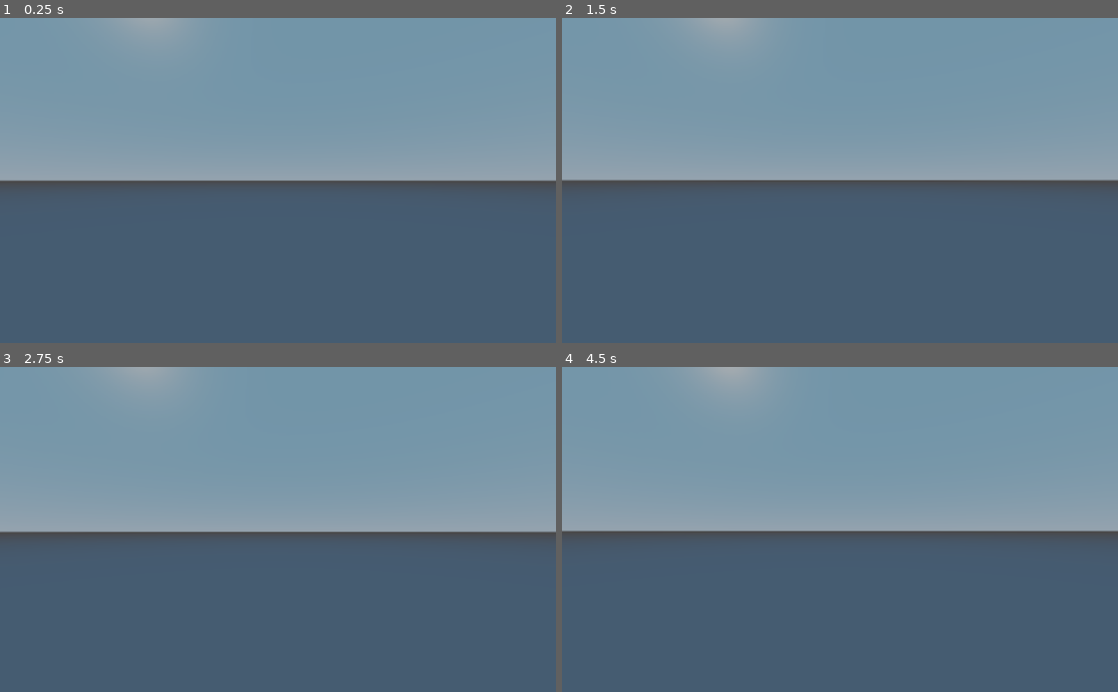
Above: before the commit, frames 1-4 (two rows, left to right).
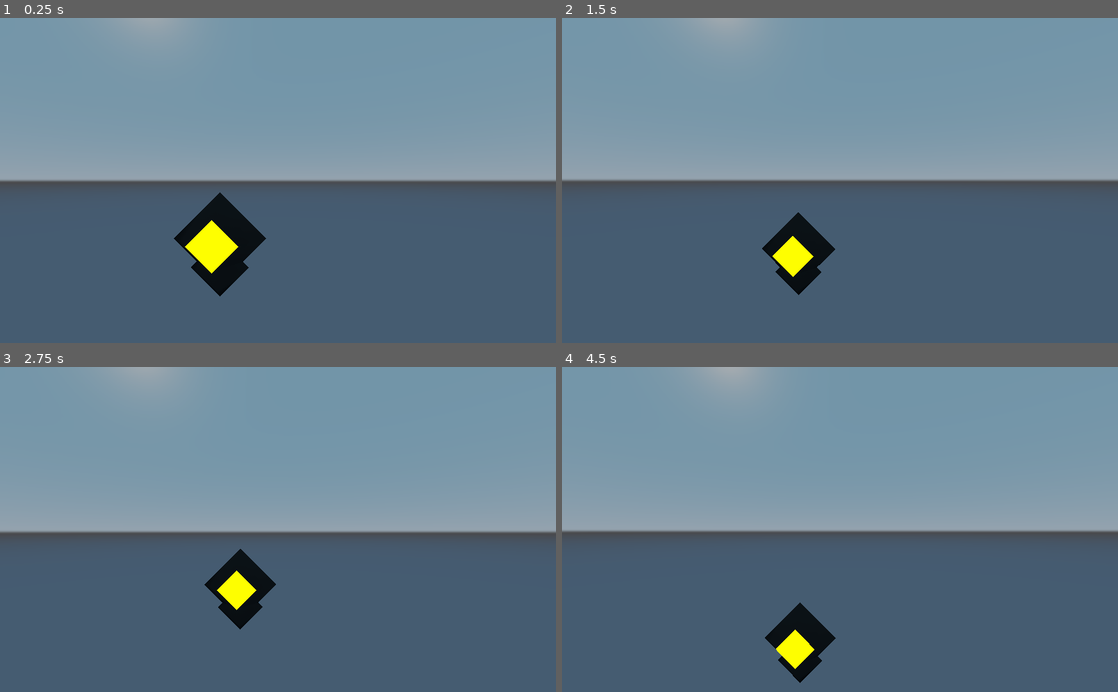
Above: after the commit, the same moments.

Repository: henriElana/Godot-Scripts
Game: Godot game, scene res://player/Walker.tscn
Same seed, same stepped clock (60 frames per second), same inputs: the game is played once before the commit and once after it. The project has no main scene, so this scene is started directly.
Inputs (mouse positions are in pixels of both pictures, inside the frame that each line leads up to):
- Up to frame 1 (0.25 s): no input
- Up to frame 2 (1.5 s): tap Enter at 0.5 s; move the mouse to (867, 180) at 0.52 s; hold S (ui_duck) 0.53-1.28 s; hold R (ui_up) from 0.53 s (still down); tap Space (ui_jump) at 0.77, 0.8, 1.07, 1.35 s; move the mouse to (812, 180) at 1.27 s
- Up to frame 3 (2.75 s): keep holding R (ui_up); tap Space (ui_jump) at 1.52, 1.82, 2.3 s; tap S (ui_duck) at 1.55 s; move the mouse to (289, 523) at 2.02 s; hold S (ui_duck) from 2.03 s (still down)
- Up to frame 4 (4.5 s): keep holding R (ui_up); move the mouse to (834, 536) at 2.77 s; release S (ui_duck) at 2.78 s; tap S (ui_duck) at 2.85, 4.35 s; tap Space (ui_jump) at 3.02, 3.32 s; move the mouse to (878, 532) at 3.52 s; hold Space (ui_jump) 3.53-4.28 s; move the mouse to (795, 526) at 4.27 s

The runs differ from the first frame. In frame 1, 2.9% of the frame differs, in the area x 1-99%, y 50-86%; in frame 2, 1.8%; in frame 3, 1.8%; in frame 4, 1.8%.

Commit message:
updated : walker

Diff:
--- a/3D Game/player/Walker.gd
+++ b/3D Game/player/Walker.gd
@@ -2,23 +2,52 @@
 
 var target_direction := Vector3()
 var current_velocity: Vector3
-const MAX_SPEED = 20
+const MAX_SPEED = 15
+const JUMP_SPEED = 20
+const ACCELERATION = 5
+const CAMERA_ACCELERATION = 2
+const GRAVITY = -30
+
+var MOUSE_SENSITIVITY = 0.05
+
+var is_jump_pressed = false
+var is_dash_pressed = false
+
+const MAX_STAMINA = 100
+const MIN_STAMINA = -5
+const RECOVERY_RATE = 5
+var current_stamina = 0.0
+const DASH_COST = 20
+const DASH_FACTOR = 4.0
+
 var my_camera: Camera
-
-
-var MOUSE_SENSITIVITY = 0.05
+var camera_mount: Spatial
+var camera_localposition = Vector3(0.5, 0.5, 2.0)
+var target_camera_localposition = Vector3(0.5, 0.5, 2.0)
+var cam_up_offset = 1.5
+var cam_down_offset = 0.5
+var cam_side_offset = 0.5
+var cam_forward_offset = 1.5
+var cam_back_offset = 2.5
+var increment = 0.1
+
+var my_collisionshape: CollisionShape
+
+var my_model: Spatial
 
 # Called when the node enters the scene tree for the first time.
 func _ready():
-	my_camera = Camera.new()
-	add_child(my_camera)
-
+	make_camera()
+	make_collision_shape()
+	make_model()
 	Input.set_mouse_mode(Input.MOUSE_MODE_CAPTURED)
 
 
 func _physics_process(delta):
 	process_input(delta)
 	process_movement(delta)
+	update_camera()
+	update_stamina(delta)
 
 
 func process_input(delta):
@@ -28,26 +57,44 @@
 
 	var input_movement_vector = Vector3()
 
+	is_jump_pressed = false
+	is_dash_pressed = false
 	if Input.is_action_pressed("ui_up"):
 		input_movement_vector.z -= 1
+		if target_camera_localposition.z < cam_back_offset:
+			target_camera_localposition.z += increment
 	if Input.is_action_pressed("ui_down"):
 		input_movement_vector.z += 1
+		if target_camera_localposition.z > cam_forward_offset:
+			target_camera_localposition.z -= increment
 	if Input.is_action_pressed("ui_left"):
 		input_movement_vector.x -= 1
+		if target_camera_localposition.x > -cam_side_offset:
+			target_camera_localposition.x -= increment
 	if Input.is_action_pressed("ui_right"):
 		input_movement_vector.x += 1
+		if target_camera_localposition.x < cam_side_offset:
+			target_camera_localposition.x += increment
 	if Input.is_action_pressed("ui_jump"):
-		input_movement_vector.y += 1
+		is_jump_pressed = true
+		if target_camera_localposition.y < cam_up_offset:
+			target_camera_localposition.y = cam_up_offset
 	if Input.is_action_pressed("ui_duck"):
-		input_movement_vector.y -= 1
+		is_dash_pressed = true
+		if target_camera_localposition.y > cam_down_offset:
+			target_camera_localposition.y = cam_down_offset
 
 	input_movement_vector = input_movement_vector.normalized()
 
 	# Basis vectors are already normalized.
 	target_direction += cam_xform.basis.x * input_movement_vector.x
-	target_direction += cam_xform.basis.y * input_movement_vector.y
 	target_direction += cam_xform.basis.z * input_movement_vector.z
 	# ----------------------------------
+
+	# Jumping
+	if is_on_floor():
+		if is_jump_pressed:
+			current_velocity.y = JUMP_SPEED
 
 	# Capturing/Freeing the cursor
 	if Input.is_action_just_pressed("ui_cancel"):
@@ -58,14 +105,156 @@
 	# ----------------------------------
 
 func process_movement(delta):
-	current_velocity = target_direction*MAX_SPEED
+	target_direction.y = 0.0
+	target_direction = target_direction.normalized()
+
+	if current_velocity.y > -30:
+		current_velocity.y += delta*GRAVITY
+
+	var h_current_velocity = current_velocity
+	h_current_velocity.y = 0.0
+
+	var target_velocity = target_direction*MAX_SPEED
+	if is_dash_pressed and (current_stamina > 0.0):
+		target_velocity *= DASH_FACTOR
+
+	h_current_velocity = h_current_velocity.linear_interpolate(target_velocity, ACCELERATION * delta)
+	current_velocity.x = h_current_velocity.x
+	current_velocity.z = h_current_velocity.z
+
 	current_velocity = move_and_slide(current_velocity, Vector3(0, 1, 0))
+
+	# Orient model
+	if h_current_velocity.length_squared() > 0.01:
+		my_model.look_at(translation + h_current_velocity, Vector3.UP)
+	else:
+		my_model.look_at(translation - transform.basis.z*Vector3.ONE, Vector3.UP)
+
+
+	# Update camera local position
+	camera_localposition = camera_localposition.linear_interpolate(target_camera_localposition, CAMERA_ACCELERATION * delta)
+
+
 
 func _input(event):
 	if event is InputEventMouseMotion and Input.get_mouse_mode() == Input.MOUSE_MODE_CAPTURED:
-		my_camera.rotate_x(deg2rad(-event.relative.y * MOUSE_SENSITIVITY))
-		self.rotate_y(deg2rad(event.relative.x * MOUSE_SENSITIVITY * -1))
-
-		var camera_rot = my_camera.rotation_degrees
+		var v_input = deg2rad(-event.relative.y * MOUSE_SENSITIVITY)
+		var h_input = deg2rad(event.relative.x * MOUSE_SENSITIVITY * -1)
+		camera_mount.rotate_x(v_input)
+		self.rotate_y(h_input)
+
+		var camera_rot = camera_mount.rotation_degrees
 		camera_rot.x = clamp(camera_rot.x, -70, 70)
-		my_camera.rotation_degrees = camera_rot
+		camera_mount.rotation_degrees = camera_rot
+
+		# Update camera y offset
+		if v_input > 0.01:
+			if target_camera_localposition.y < cam_up_offset:
+				target_camera_localposition.y += increment
+		elif v_input < -0.01:
+			if target_camera_localposition.y > cam_down_offset:
+				target_camera_localposition.y -= increment
+
+		# Update camera x offset
+		if h_input > 0.01:
+			if target_camera_localposition.x < cam_side_offset:
+				target_camera_localposition.x += increment
+		elif h_input < -0.01:
+			if target_camera_localposition.x > -cam_side_offset:
+				target_camera_localposition.x -= increment
+
+func make_model():
+	my_model = Spatial.new()
+	add_child(my_model)
+
+	# Body
+	var meshinstance = MeshInstance.new()
+	my_model.add_child(meshinstance)
+	meshinstance.mesh = SphereMesh.new()
+	meshinstance.mesh.set_radius(0.5)
+	meshinstance.mesh.set_height(1)
+	meshinstance.mesh.set_radial_segments(4)
+	meshinstance.mesh.set_rings(1)
+	meshinstance.set_scale(Vector3(0.8, 0.8, 0.8))
+	var mat = preload("res://materials/gray_v10.material")
+	meshinstance.mesh.set_material(mat)
+
+	# Base
+	meshinstance = MeshInstance.new()
+	my_model.add_child(meshinstance)
+	meshinstance.mesh = SphereMesh.new()
+	meshinstance.mesh.set_radius(0.5)
+	meshinstance.mesh.set_height(1)
+	meshinstance.mesh.set_radial_segments(4)
+	meshinstance.mesh.set_rings(1)
+	meshinstance.set_translation(Vector3(0.0, -0.25, 0.0))
+	meshinstance.set_scale(Vector3(0.5, 0.5, 0.5))
+	mat = preload("res://materials/gray_v10.material")
+	meshinstance.mesh.set_material(mat)
+
+	# Thruster
+	meshinstance = MeshInstance.new()
+	my_model.add_child(meshinstance)
+	meshinstance.mesh = SphereMesh.new()
+	meshinstance.mesh.set_radius(0.5)
+	meshinstance.mesh.set_height(1)
+	meshinstance.mesh.set_radial_segments(4)
+	meshinstance.mesh.set_rings(1)
+	meshinstance.set_translation(Vector3(0.0, 0.0, 0.25))
+	meshinstance.set_scale(Vector3(0.4, 0.4, 0.4))
+	mat = preload("res://materials/fx_yellow.material")
+	meshinstance.mesh.set_material(mat)
+
+	# Cockpit
+	meshinstance = MeshInstance.new()
+	my_model.add_child(meshinstance)
+	meshinstance.mesh = SphereMesh.new()
+	meshinstance.mesh.set_radius(0.5)
+	meshinstance.mesh.set_height(1)
+	meshinstance.mesh.set_radial_segments(4)
+	meshinstance.mesh.set_rings(1)
+	meshinstance.set_translation(Vector3(0.0, 0.1, -0.2))
+	meshinstance.set_scale(Vector3(0.3, 0.3, 0.3))
+	mat = preload("res://materials/pastel_cyan.material")
+	meshinstance.mesh.set_material(mat)
+
+func set_model_scale(_scale):
+	my_model.scale = _scale
+
+func make_collision_shape():
+	my_collisionshape = CollisionShape.new()
+	add_child(my_collisionshape)
+	my_collisionshape.shape = CapsuleShape.new()
+	my_collisionshape.shape.set_radius(0.5)
+	my_collisionshape.shape.set_height(0.5)
+
+func set_collision_shape_radius_height(_radius, _height):
+	my_collisionshape.set_radius(_radius)
+	my_collisionshape.set_height(_height)
+
+func make_camera():
+	camera_mount = Spatial.new()
+	add_child(camera_mount)
+	my_camera = Camera.new()
+	my_camera.far = 620
+	camera_mount.add_child(my_camera)
+	my_camera.set_translation(camera_localposition)
+
+# Uses raycast, call in _physics_process
+func update_camera():
+	var space_state = get_world().direct_space_state
+	var result = space_state.intersect_ray(translation, camera_mount.to_global(camera_localposition),[self])
+	if result:
+		my_camera.set_translation(camera_mount.to_local(result.position))
+	else:
+		my_camera.set_translation(camera_localposition)
+
+func update_stamina(delta):
+	if current_stamina < MAX_STAMINA:
+		current_stamina += RECOVERY_RATE*delta
+	if current_stamina > MAX_STAMINA:
+		current_stamina = MAX_STAMINA
+	if is_dash_pressed:
+		current_stamina -= DASH_COST*delta
+	if current_stamina < MIN_STAMINA:
+		current_stamina = MIN_STAMINA
--- a/3D Game/player/Walker.tscn
+++ b/3D Game/player/Walker.tscn
@@ -2,6 +2,5 @@
 
 [ext_resource path="res://player/Walker.gd" type="Script" id=1]
 
-
-[node name="Wraith" type="KinematicBody"]
+[node name="Walker" type="KinematicBody"]
 script = ExtResource( 1 )
